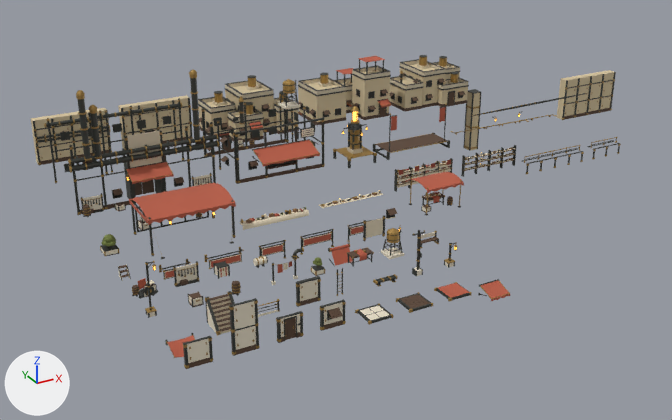
The glTF model tools/model_viewer/kit_town.glb: old version first, new version second.
Both versions are drawn from a camera (50 mm lens) standing at (-17.2, -53.0, 36.0) and looking at (25.8, 25.3, -3.2). The lights are fixed; the arrows at lower left show +X, +Y and +Z. The picture after the commit comes second.

The older version as bpy lines, for what is in view:
```python
ob_goods_general = bpy.data.objects.new('goods_general', me_goods_general)
ob_goods_general.location = (16.47, 20.39, 0.0)
ob_goods_junk = bpy.data.objects.new('goods_junk', me_goods_junk)
ob_goods_junk.location = (24.87, 20.39, 0.0)
ob_goods_shelf_general = bpy.data.objects.new('goods_shelf_general', me_goods_shelf_general)
ob_goods_shelf_general.location = (33.22, 20.39, 0.0)
ob_goods_shelf_junk = bpy.data.objects.new('goods_shelf_junk', me_goods_shelf_junk)
ob_goods_shelf_junk.location = (41.52, 20.39, 0.0)
ob_ledge = bpy.data.objects.new('ledge', me_ledge)
ob_ledge.location = (11.7, 4.06, 0.0)
ob_parapet_rail_8 = bpy.data.objects.new('parapet_rail_8', me_parapet_rail_8_001)
ob_parapet_rail_8.location = (50.45, 20.39, 0.0)
ob_planter_big = bpy.data.objects.new('planter_big', me_planter_big)
ob_planter_big.location = (0.68, 20.39, 0.0)
ob_stall = bpy.data.objects.new('stall', me_stall)
ob_stall.location = (7.51, 20.39, 0.0)
ob_tent = bpy.data.objects.new('tent', me_tent)
ob_tent.location = (31.2, 15.17, 0.0)
# also in view: 'stairs' at (4.6, 4.0, 1.1); 'retaining_b' at (4.0, 45.2, 2.5); 'wall_4' at (4.6, 0.0, 2.0); 'lower_block_b' at (37.5, 44.6, 3.6); 'stage' at (38.0, 29.7, 2.6)
```
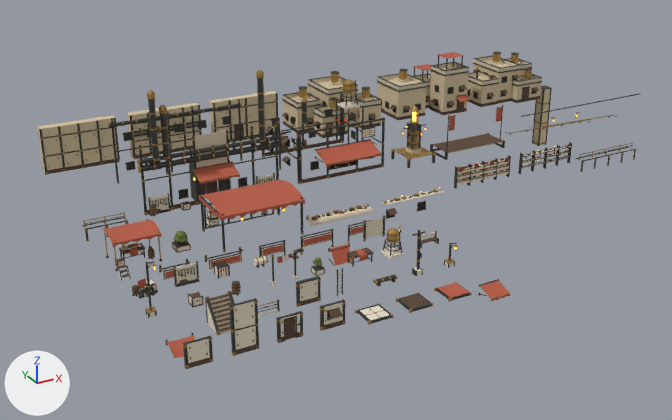
Pixel boxes (x1, y1, x2, y2) of what changed, in the pictures (672 x 420 px):
'workshop_front', moved: before (44, 70, 219, 217); after (107, 70, 283, 217)
'lower_block_b', moved: before (298, 56, 391, 125); after (377, 52, 469, 120)
'diner_front', moved: before (201, 79, 325, 184); after (262, 79, 385, 184)
'lower_block_a', moved: before (198, 75, 302, 143); after (282, 71, 384, 138)
'lower_block_c', moved: before (389, 55, 469, 112); after (467, 51, 542, 107)
'retaining_a', moved: before (557, 70, 616, 120); after (37, 115, 120, 175)
'stall', moved: before (129, 182, 236, 259); after (198, 179, 305, 252)
'retaining_b', moved: before (31, 108, 112, 165); after (127, 103, 202, 159)
'retaining_c', moved: before (118, 95, 193, 150); after (209, 91, 278, 143)
'tent', moved: before (408, 170, 464, 216); after (102, 218, 162, 271)
'stage', moved: before (373, 104, 450, 160); after (430, 104, 505, 160)
'goods_shelf_general', moved: before (394, 158, 453, 192); after (454, 155, 511, 189)
'monument', moved: before (333, 106, 377, 168); after (391, 106, 436, 168)
'parapet_corner', moved: before (463, 89, 481, 151); after (532, 85, 552, 146)
'goods_shelf_junk', moved: before (461, 145, 516, 177); after (518, 142, 572, 174)
'goods_general', moved: before (239, 207, 309, 230); after (305, 205, 372, 227)
'parapet_rail_8', moved: before (521, 145, 584, 174); after (575, 142, 636, 172)
'planter_big', moved: before (100, 234, 120, 256); after (172, 231, 191, 253)
'goods_junk', moved: before (319, 190, 384, 208); after (382, 187, 444, 205)
'parapet_rail_4', moved: before (587, 137, 621, 159); after (82, 212, 128, 242)
'stair_treads_16', moved: before (471, 93, 587, 116); after (521, 93, 641, 117)
'stair_rail_12', moved: before (451, 116, 529, 135); after (506, 117, 590, 135)
'stair_rail_12_r', moved: before (477, 112, 557, 129); after (530, 112, 617, 130)
'window_flush', added: after (417, 201, 426, 212)

The edits, one by one:
Mesh me_window_flush is new.
It has 48 vertices, 84 faces and spans x -0.52..0.52, y -0.14..0.015, z -0.1..0.78.
Faces by material slot: [24, 60].
It uses material mat_flat.
It uses material mat_metal.
Object 'tent' (ob_tent) moves from (31.2, 15.17, 0.0) to (2.1, 18.09, 0.0).
Object 'planter_big' (ob_planter_big) moves from (0.68, 20.39, 0.0) to (6.39, 18.09, 0.0).
Object 'stall' (ob_stall) moves from (7.51, 20.39, 0.0) to (13.21, 18.09, 0.0).
Object 'goods_general' (ob_goods_general) moves from (16.47, 20.39, 0.0) to (22.17, 18.09, 0.0).
Object 'goods_junk' (ob_goods_junk) moves from (24.87, 20.39, 0.0) to (30.57, 18.09, 0.0).
Object 'goods_shelf_general' (ob_goods_shelf_general) moves from (33.22, 20.39, 0.0) to (38.92, 18.09, 0.0).
Object 'goods_shelf_junk' (ob_goods_shelf_junk) moves from (41.52, 20.39, 0.0) to (47.22, 18.09, 0.0).
Object 'parapet_rail_8' (ob_parapet_rail_8) moves from (50.45, 20.39, 0.0) to (56.15, 18.09, 0.0).
Object 'parapet_rail_4' (ob_parapet_rail_4) moves from (58.01, 20.39, 0.0) to (2.03, 26.63, 0.0).
Object 'workshop_front' (ob_workshop_front) moves from (7.32, 29.74, 0.0) to (12.88, 26.63, 0.0).
Object 'diner_front' (ob_diner_front) moves from (21.75, 29.74, 0.0) to (27.31, 26.63, 0.0).
Object 'monument' (ob_monument) moves from (30.61, 29.74, 0.0) to (36.17, 26.63, 0.0).
Object 'stage' (ob_stage) moves from (37.98, 29.74, 0.0) to (43.45, 26.63, 0.0).
Object 'stair_rail_12' (ob_stair_rail_12) moves from (43.61, 29.74, 0.0) to (48.99, 26.63, 0.0).
Object 'stair_rail_12_r' (ob_stair_rail_12_r) moves from (47.65, 29.74, 0.0) to (53.03, 26.63, 0.0).
Object 'stair_treads_16' (ob_stair_treads_16) moves from (54.57, 29.74, 0.0) to (59.95, 26.63, 0.0).
Object 'retaining_a' (ob_retaining_a) moves from (64.07, 29.74, 0.0) to (4.03, 41.83, 0.0).
Object 'retaining_b' (ob_retaining_b) moves from (4.03, 44.94, 0.0) to (13.59, 41.83, 0.0).
Object 'retaining_c' (ob_retaining_c) moves from (13.59, 44.94, 0.0) to (23.15, 41.83, 0.0).
Object 'lower_block_a' (ob_lower_block_a) moves from (24.69, 44.94, 0.0) to (34.25, 41.83, 0.0).
Object 'lower_block_b' (ob_lower_block_b) moves from (37.68, 44.94, 0.0) to (47.24, 41.83, 0.0).
Object 'lower_block_c' (ob_lower_block_c) moves from (50.02, 44.94, 0.0) to (59.58, 41.83, 0.0).
Object 'parapet_corner' (ob_parapet_corner) moves from (57.96, 44.94, 0.0) to (67.52, 41.83, 0.0).
Object 'window_flush' (ob_window_flush) is new; it shows me_window_flush.
Its location is (29.62, 15.17, 0.0).
